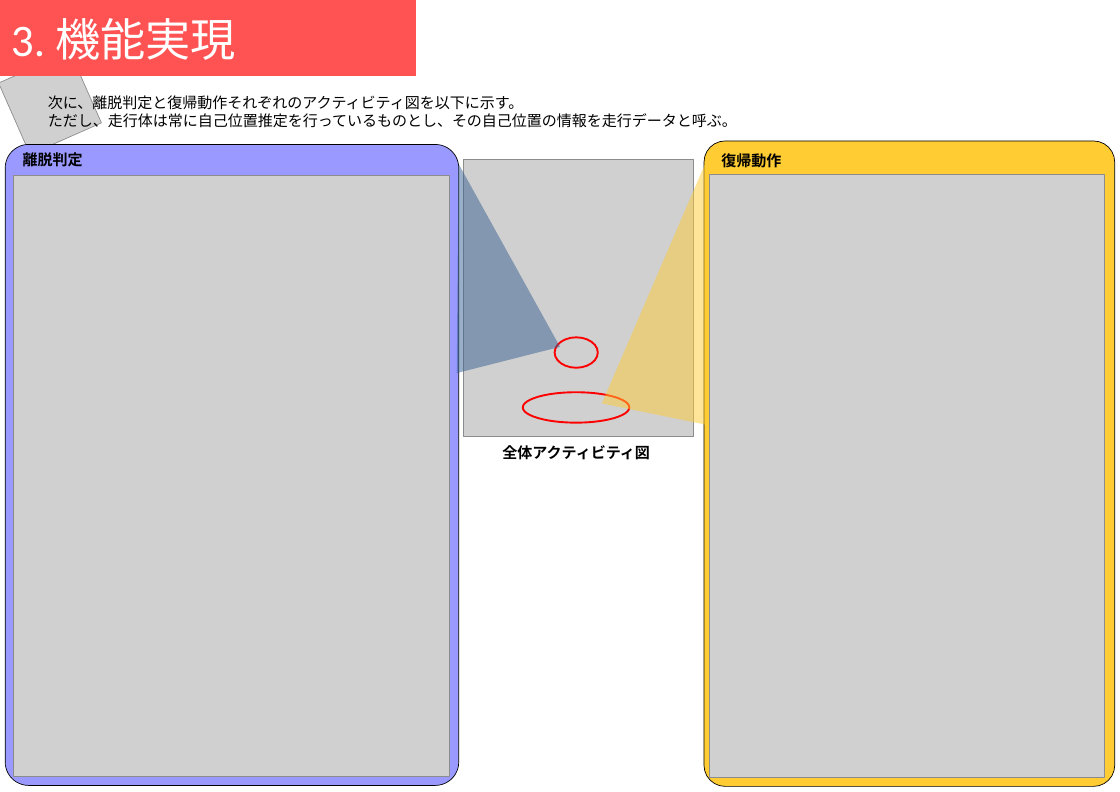
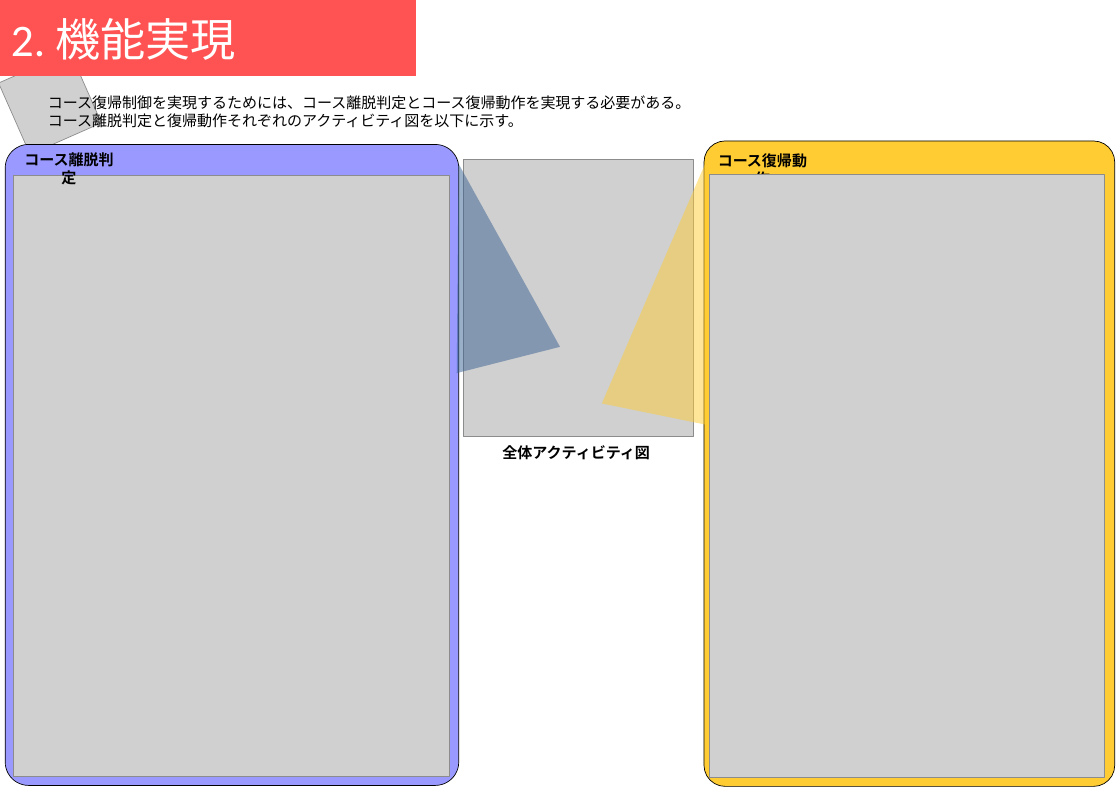
Before and after one commit to Yamacho9/MsBBProject, a slide deck: slide 2 of モデル提出用/モデル_馬場案.pptx (slide 3 before the commit). Drawn at 1120x792 pixels with LibreOffice and Linux fonts; fonts in the diff are those of the drawing; grey boxes stand for pictures. Boxes give left, top, right and bottom in pixels: in the first picture for what was removed or moved away, otherwise in the second. Text is boxed around its words. In the diff, an @@ line names an element or a change of style, - is before the commit and + after.

Commit message:
モデル（要求分析）と記述の統一をした（コース復帰動作とか）

```diff
--- a/モデル提出用/モデル_馬場案.pptx
+++ b/モデル提出用/モデル_馬場案.pptx
@@ title at (x1=11, y1=18, x2=236, y2=60): text changed @@
-3. 機能実現
+2. 機能実現
@@ text at (x1=48, y1=93, x2=691, y2=131): text changed @@
-次に、離脱判定と復帰動作それぞれのアクティビティ図を以下に示す。
-ただし、走行体は常に自己位置推定を行っているものとし、その自己位置の情報を走行データと呼ぶ。
+コース復帰制御を実現するためには、コース離脱判定とコース復帰動作を実現する必要がある。
+コース離脱判定と復帰動作それぞれのアクティビティ図を以下に示す。
@@ text at (x1=24, y1=152, x2=113, y2=188): text changed @@
-離脱判定
+コース離脱判定
@@ text at (x1=718, y1=153, x2=807, y2=175): text changed @@
-復帰動作
+コース復帰動作
@@ ellipse removed at (x1=555, y1=337, x2=598, y2=368) @@
@@ ellipse removed at (x1=523, y1=392, x2=629, y2=423) @@
```
Also in this commit, not shown: 3 other slides changed.
